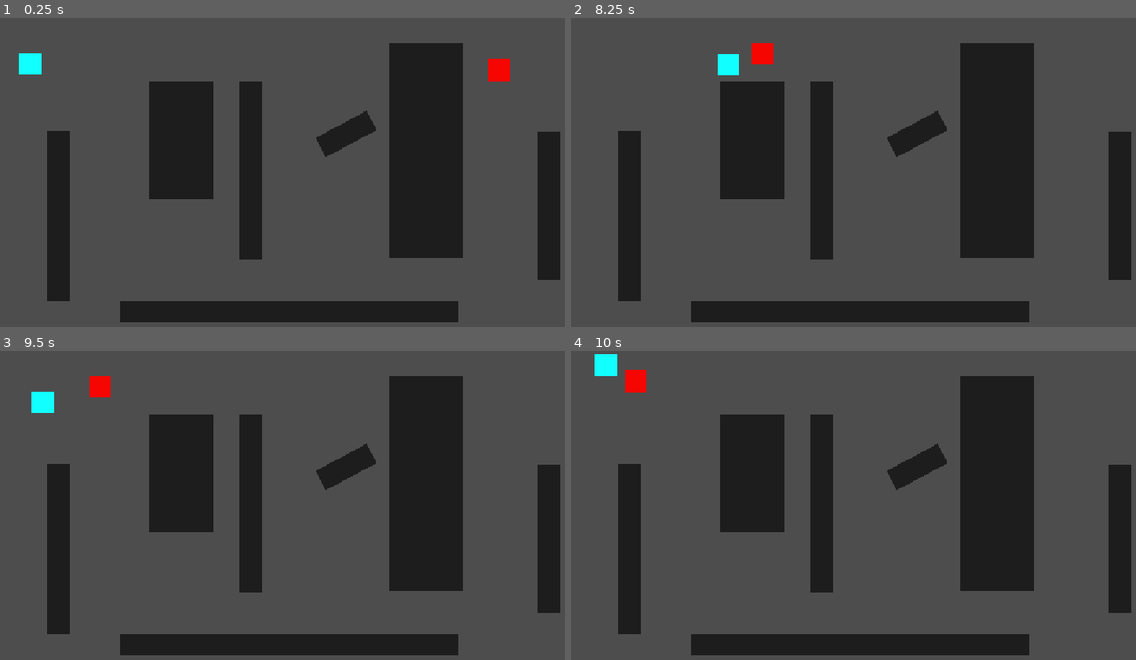
Above: before the commit, frames 1-4 (two rows, left to right).
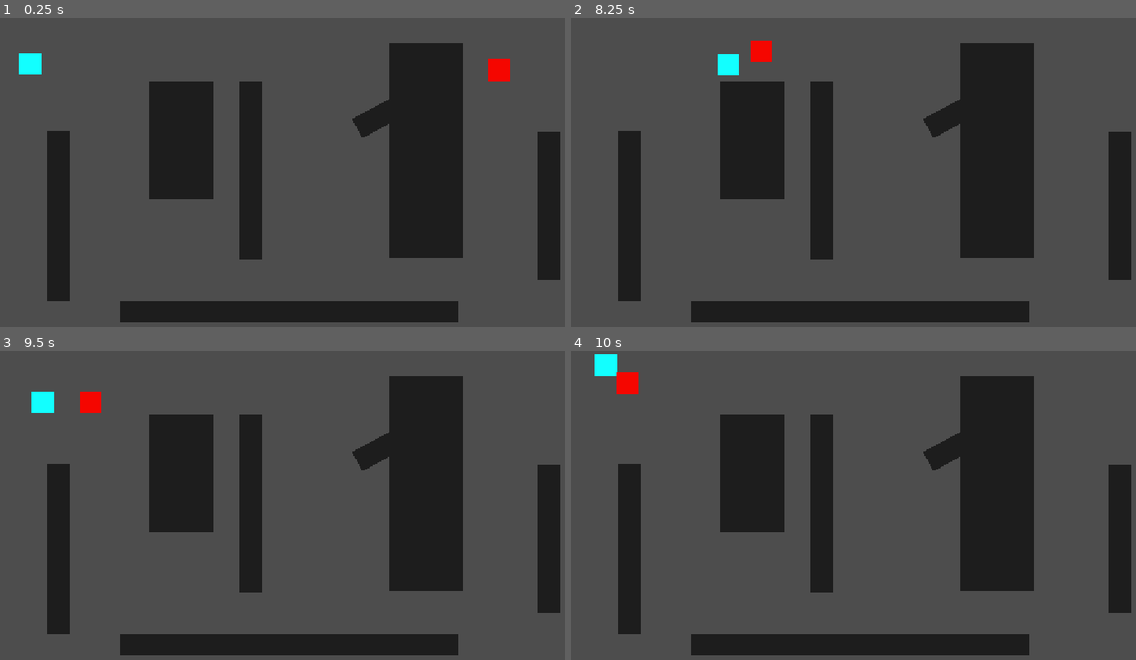
Above: after the commit, the same moments.

Repository: KWojtal-lab/pg2d-praca-domowa
Game: Godot game, scene res://main.tscn
Two runs of this game, one before a commit and one after it. Both use one fixed random seed, a clock stepped at 60 frames per second and the inputs below.
Inputs:
- Up to frame 1 (0.25 s): no input
- Up to frame 2 (8.25 s): hold D (right) 0.53-1.28 s; hold S (down) 1.28-2.03 s; hold D (right) 2.03-2.78 s; hold W (up) 2.78-3.53 s; hold A (left) 3.53-5.03 s; hold S (down) 5.03-5.78 s; hold D (right) 5.78-6.53 s; hold W (up) 6.53-7.28 s; hold D (right) 7.28-8.03 s; hold S (down) from 8.03 s (still down)
- Up to frame 3 (9.5 s): release S (down) at 8.78 s; hold A (left) from 8.78 s (still down)
- Up to frame 4 (10 s): release A (left) at 9.53 s; hold W (up) from 9.53 s (still down)

The runs differ from the first frame. In frame 1, 0.8% of the frame differs, in the area x 55-69%, y 26-45%; in frame 2, 0.8%; in frame 3, 1.2%, in the area x 14-69%, y 8-45%; in frame 4, 1.0%.

Commit message:
Seperate collision layers

Diff:
--- a/main.tscn
+++ b/main.tscn
@@ -46,6 +46,7 @@
 
 [node name="Player" type="CharacterBody2D" parent="." unique_id=833678588]
 position = Vector2(56, 84)
+collision_layer = 2
 script = ExtResource("1_ig7tw")
 
 [node name="Background" type="ColorRect" parent="Player" unique_id=309793393]
@@ -68,6 +69,7 @@
 
 [node name="Enemy" type="CharacterBody2D" parent="." unique_id=1538247996]
 position = Vector2(953, 96)
+collision_layer = 4
 script = ExtResource("2_0xm2m")
 
 [node name="ShapeCast2D" type="ShapeCast2D" parent="Enemy" unique_id=178986882]
@@ -95,6 +97,7 @@
 
 [node name="Obstacle2" type="StaticBody2D" parent="Obstacles" unique_id=85016982]
 position = Vector2(440, 127)
+collision_mask = 0
 
 [node name="Collision" type="CollisionShape2D" parent="Obstacles/Obstacle2" unique_id=1499305082]
 position = Vector2(19.5, 149.5)
@@ -108,6 +111,7 @@
 
 [node name="Obstacle1" type="StaticBody2D" parent="Obstacles" unique_id=1714338679]
 position = Vector2(88, 287)
+collision_mask = 0
 
 [node name="Collision" type="CollisionShape2D" parent="Obstacles/Obstacle1" unique_id=1348141417]
 position = Vector2(19.5, 82.5)
@@ -121,6 +125,7 @@
 
 [node name="Obstacle3" type="StaticBody2D" parent="Obstacles" unique_id=1777654911]
 position = Vector2(714, 125)
+collision_mask = 0
 
 [node name="Collision" type="CollisionShape2D" parent="Obstacles/Obstacle3" unique_id=1189184480]
 position = Vector2(70, 118.5)
@@ -134,6 +139,7 @@
 
 [node name="Obstacle4" type="StaticBody2D" parent="Obstacles" unique_id=1469170581]
 position = Vector2(987, 289)
+collision_mask = 0
 
 [node name="Collision" type="CollisionShape2D" parent="Obstacles/Obstacle4" unique_id=1535674763]
 position = Vector2(19.5, 57.5)
@@ -147,6 +153,7 @@
 
 [node name="Obstacle5" type="StaticBody2D" parent="Obstacles" unique_id=93188728]
 position = Vector2(274, 196)
+collision_mask = 0
 
 [node name="Collision" type="CollisionShape2D" parent="Obstacles/Obstacle5" unique_id=827482419]
 position = Vector2(61, 32.5)
@@ -161,6 +168,7 @@
 [node name="Obstacle6" type="StaticBody2D" parent="Obstacles" unique_id=963666375]
 position = Vector2(761, 519)
 rotation = 1.5707964
+collision_mask = 0
 
 [node name="Collision" type="CollisionShape2D" parent="Obstacles/Obstacle6" unique_id=760205928]
 position = Vector2(19.500122, 232.5)
@@ -173,8 +181,9 @@
 color = Color(0.112431936, 0.11243195, 0.112431936, 1)
 
 [node name="Obstacle7" type="StaticBody2D" parent="Obstacles" unique_id=1537665150]
-position = Vector2(602, 208)
+position = Vector2(669, 173.00003)
 rotation = 1.0821041
+collision_mask = 0
 
 [node name="Collision" type="CollisionShape2D" parent="Obstacles/Obstacle7" unique_id=1768865704]
 position = Vector2(19.500061, -24.600464)
@@ -193,6 +202,7 @@
 [node name="Left" type="StaticBody2D" parent="Boundaries" unique_id=2072794222]
 position = Vector2(-194.01714, 637.5401)
 rotation = -1.0821041
+collision_mask = 0
 
 [node name="Collision" type="CollisionShape2D" parent="Boundaries/Left" unique_id=45889299]
 position = Vector2(25, 1.5)
@@ -201,6 +211,7 @@
 [node name="Right" type="StaticBody2D" parent="Boundaries" unique_id=763446669]
 position = Vector2(356.63007, -432.1574)
 rotation = -1.0821041
+collision_mask = 0
 
 [node name="Collision" type="CollisionShape2D" parent="Boundaries/Right" unique_id=125917443]
 position = Vector2(25, 1.5)
@@ -209,6 +220,7 @@
 [node name="Bottom" type="StaticBody2D" parent="Boundaries" unique_id=252525054]
 position = Vector2(-194.01714, 637.5401)
 rotation = -1.0821041
+collision_mask = 0
 
 [node name="Collision" type="CollisionShape2D" parent="Boundaries/Bottom" unique_id=164157999]
 position = Vector2(646, 336)
@@ -218,6 +230,7 @@
 [node name="Top" type="StaticBody2D" parent="Boundaries" unique_id=1279260304]
 position = Vector2(-194.01714, 637.5401)
 rotation = -1.0821041
+collision_mask = 0
 
 [node name="Collision" type="CollisionShape2D" parent="Boundaries/Top" unique_id=1303026260]
 position = Vector2(619, -352)
--- a/project.godot
+++ b/project.godot
@@ -43,6 +43,12 @@
 ]
 }
 
+[layer_names]
+
+2d_render/layer_1="Obstacles"
+2d_render/layer_2="Player"
+2d_render/layer_3="Enemy"
+
 [physics]
 
 3d/physics_engine="Jolt Physics"
